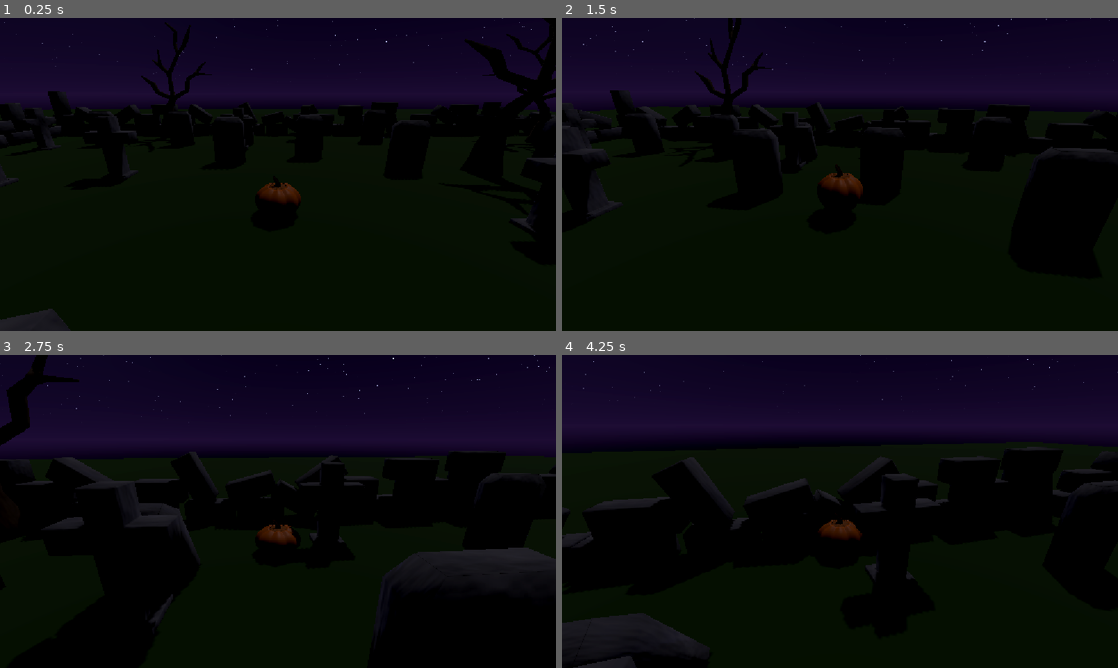
Above: before the commit, frames 1-4 (two rows, left to right).
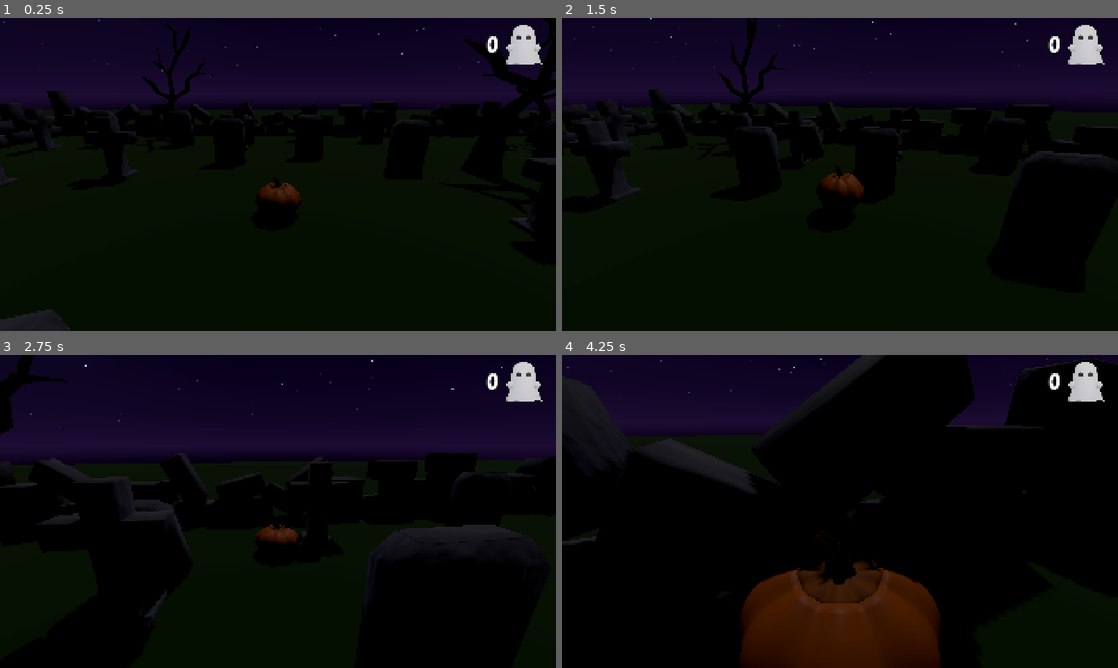
Above: after the commit, the same moments.

Repository: Dempsey845/moonlit-mayhem
Game: Godot game, scene res://Graveyard/graveyard.tscn
The game is run twice, just before and just after one commit, with the same random seed, the same clock (stepped at 60 frames per second) and the same inputs.
Inputs (mouse positions are in pixels of both pictures, inside the frame that each line leads up to):
- Up to frame 1 (0.25 s): no input
- Up to frame 2 (1.5 s): tap Enter at 0.5 s; move the mouse to (867, 174) at 0.52 s; hold W (move_forward) from 0.53 s (still down); tap E (interact) at 0.6, 1.35 s; click (867, 174) at 0.67 s; move the mouse to (812, 174) at 1.27 s
- Up to frame 3 (2.75 s): keep holding W (move_forward); move the mouse to (289, 505) at 2.02 s; tap E (interact) at 2.1 s
- Up to frame 4 (4.25 s): keep holding W (move_forward); move the mouse to (834, 517) at 2.77 s; tap E (interact) at 2.85, 3.6 s; click (834, 517) at 2.92 s; move the mouse to (878, 514) at 3.52 s

The runs differ from the first frame. In frame 1, 1.2% of the frame differs, in the area x 0-100%, y 0-100%; in frame 2, 3.6%; in frame 3, 6.0%; in frame 4, 27%.

Commit message:
Added the ghost and pumpkin blend files to the repo. Created a ghost icon. Created the ghost counter with an animation on the icon when a ghost is killed.

Diff:
--- /dev/null
+++ b/GhostCounter/ghost_counter.gd
@@ -0,0 +1,15 @@
+class_name GhostCounter
+extends Node
+
+signal ghost_added
+
+var _ghost_count: int = 0
+var ghost_count: int:
+    get():
+        return _ghost_count
+    set(value):
+        _ghost_count = value
+
+func add_ghost():
+    ghost_count += 1
+    ghost_added.emit()
--- /dev/null
+++ b/GhostCounter/ghost_counter_ui.gd
@@ -0,0 +1,14 @@
+extends Control
+
+@export var ghost_counter: GhostCounter
+
+@onready var ghost_count_label: Label = $GhostCountLabel
+@onready var animation_player: AnimationPlayer = $AnimationPlayer
+
+func _ready() -> void:
+    ghost_counter.ghost_added.connect(_on_ghost_counter_ghost_added)
+
+func _on_ghost_counter_ghost_added():
+    ghost_count_label.text = str(ghost_counter.ghost_count)
+    if !animation_player.is_playing():
+        animation_player.play("ghost_added")
--- /dev/null
+++ b/GhostCounter/ghost_counter_ui.tscn
@@ -0,0 +1,86 @@
+[gd_scene format=3 uid="uid://c05fu0m4mmo28"]
+
+[ext_resource type="Script" uid="uid://mtsaly6k522s" path="res://GhostCounter/ghost_counter_ui.gd" id="1_2v5gb"]
+[ext_resource type="Texture2D" uid="uid://bur3murvmqsnc" path="res://Ghost/GhostIcon.png" id="2_87ro0"]
+[ext_resource type="FontFile" uid="uid://7wktwey6xngc" path="res://Fonts/SecretHalloween.ttf" id="3_yalxk"]
+
+[sub_resource type="Animation" id="Animation_wwqok"]
+length = 0.001
+tracks/0/type = "value"
+tracks/0/imported = false
+tracks/0/enabled = true
+tracks/0/path = NodePath("GhostIcon:scale")
+tracks/0/interp = 1
+tracks/0/loop_wrap = true
+tracks/0/keys = {
+"times": PackedFloat32Array(0),
+"transitions": PackedFloat32Array(1),
+"update": 0,
+"values": [Vector2(1, 1)]
+}
+
+[sub_resource type="Animation" id="Animation_34623"]
+resource_name = "ghost_added"
+length = 0.3
+tracks/0/type = "value"
+tracks/0/imported = false
+tracks/0/enabled = true
+tracks/0/path = NodePath("GhostIcon:scale")
+tracks/0/interp = 2
+tracks/0/loop_wrap = true
+tracks/0/keys = {
+"times": PackedFloat32Array(0, 0.1, 0.23333333, 0.3),
+"transitions": PackedFloat32Array(1, 1, 1, 1),
+"update": 0,
+"values": [Vector2(1, 1), Vector2(1.2, 1.2), Vector2(0.9, 0.9), Vector2(1, 1)]
+}
+
+[sub_resource type="AnimationLibrary" id="AnimationLibrary_lsij0"]
+_data = {
+&"RESET": SubResource("Animation_wwqok"),
+&"ghost_added": SubResource("Animation_34623")
+}
+
+[node name="GhostCounterUI" type="Control" unique_id=492207688]
+layout_mode = 3
+anchors_preset = 1
+anchor_left = 1.0
+anchor_right = 1.0
+offset_left = -791.0
+offset_bottom = 168.0
+grow_horizontal = 0
+script = ExtResource("1_2v5gb")
+
+[node name="GhostIcon" type="TextureRect" parent="." unique_id=1696236579]
+layout_mode = 1
+anchors_preset = 1
+anchor_left = 1.0
+anchor_right = 1.0
+offset_left = -203.0
+offset_right = -20.0
+offset_bottom = 183.0
+grow_horizontal = 0
+pivot_offset = Vector2(91.5, 91.5)
+texture = ExtResource("2_87ro0")
+expand_mode = 2
+stretch_mode = 5
+
+[node name="GhostCountLabel" type="Label" parent="." unique_id=392586380]
+layout_mode = 1
+anchors_preset = 1
+anchor_left = 1.0
+anchor_right = 1.0
+offset_left = -507.0
+offset_top = 61.0
+offset_right = -196.0
+offset_bottom = 141.0
+grow_horizontal = 0
+theme_override_constants/outline_size = 11
+theme_override_fonts/font = ExtResource("3_yalxk")
+theme_override_font_sizes/font_size = 80
+text = "0"
+horizontal_alignment = 2
+vertical_alignment = 1
+
+[node name="AnimationPlayer" type="AnimationPlayer" parent="." unique_id=324432185]
+libraries/ = SubResource("AnimationLibrary_lsij0")
--- a/Graveyard/graveyard.tscn
+++ b/Graveyard/graveyard.tscn
@@ -6,6 +6,7 @@
 [ext_resource type="Script" uid="uid://6e2tencrn2q0" path="res://Systems/upgrade_manager.gd" id="2_kj6ab"]
 [ext_resource type="Script" uid="uid://bc6q6c74okrly" path="res://Moonlight/moonlight.gd" id="2_rvh4u"]
 [ext_resource type="Shader" uid="uid://b1s6g5nshc3v4" path="res://Graveyard/moonlit_night_sky.gdshader" id="3_83jfa"]
+[ext_resource type="Script" uid="uid://bk7ckwee7sgcd" path="res://GhostCounter/ghost_counter.gd" id="3_lsij0"]
 [ext_resource type="PackedScene" uid="uid://wrg516q7xe4g" path="res://Ghost/ghost.tscn" id="3_oqqt7"]
 [ext_resource type="Script" uid="uid://dfyscog17m1e1" path="res://Moonlight/moonlight_obstacle.gd" id="6_isfp6"]
 [ext_resource type="PackedScene" uid="uid://cwwa4fkdp3rpt" path="res://Graveyard/Props/StonePillar/stone_pillar.tscn" id="7_jaj5c"]
@@ -14,6 +15,7 @@
 [ext_resource type="PackedScene" uid="uid://h8j0ix66kmqc" path="res://Graveyard/Props/StoneWall/stone_wall.tscn" id="9_n2rhk"]
 [ext_resource type="PackedScene" uid="uid://bjdwkm8e8x40k" path="res://Graveyard/Props/Tree/tree.tscn" id="10_kj6ab"]
 [ext_resource type="PackedScene" uid="uid://bvm4id7brgihy" path="res://Shrine/shrine.tscn" id="13_n2rhk"]
+[ext_resource type="PackedScene" uid="uid://c05fu0m4mmo28" path="res://GhostCounter/ghost_counter_ui.tscn" id="16_wwqok"]
 
 [sub_resource type="ShaderMaterial" id="ShaderMaterial_n2rhk"]
 shader = ExtResource("3_83jfa")
@@ -53,16 +55,20 @@
 
 [node name="Graveyard" type="Node3D" unique_id=378118441]
 
-[node name="GameManager" type="Node" parent="." unique_id=204649578 node_paths=PackedStringArray("moonlight", "player", "ghost_spawner")]
+[node name="GameManager" type="Node" parent="." unique_id=204649578 node_paths=PackedStringArray("moonlight", "player", "ghost_spawner", "ghost_counter")]
 script = ExtResource("1_2m5em")
 moonlight = NodePath("../Moonlight")
 player = NodePath("../Player")
 ghost_spawner = NodePath("../GhostSpawner")
+ghost_counter = NodePath("../GhostCounter")
 
 [node name="UpgradeManager" type="Node" parent="." unique_id=1531840155 node_paths=PackedStringArray("player", "moonlight")]
 script = ExtResource("2_kj6ab")
 player = NodePath("../Player")
 moonlight = NodePath("../Moonlight")
+
+[node name="GhostCounter" type="Node" parent="." unique_id=894495734]
+script = ExtResource("3_lsij0")
 
 [node name="GhostSpawner" type="Node" parent="." unique_id=84861892 node_paths=PackedStringArray("ghost_container")]
 script = ExtResource("2_1lelr")
@@ -860,3 +866,8 @@
 transform = Transform3D(-4.371139e-08, 0, 1, 0, 1, 0, -1, 0, -4.371139e-08, 2, 0, 3)
 shrine_type = 3
 upgrade_manager = NodePath("../UpgradeManager")
+
+[node name="CanvasLayer" type="CanvasLayer" parent="." unique_id=1491475656]
+
+[node name="GhostCounterUI" parent="CanvasLayer" unique_id=492207688 node_paths=PackedStringArray("ghost_counter") instance=ExtResource("16_wwqok")]
+ghost_counter = NodePath("../../GhostCounter")
--- a/Systems/game_manager.gd
+++ b/Systems/game_manager.gd
@@ -5,6 +5,7 @@
 @export var moonlight: Moonlight
 @export var player: Player
 @export var ghost_spawner: GhostSpawner
+@export var ghost_counter: GhostCounter
 @export_range(0.0, 30.0) var moon_light_follow_speed: float = 12.0
 
 var is_moonlight_following: bool = false
@@ -79,6 +80,7 @@
 func _on_moonlight_non_target_entered(body: Node3D) -> void:
 	if is_moonlight_following and body is Ghost:
 		ghost_spawner.deactivate_ghost(body)
+		ghost_counter.add_ghost()
 
 
 func _on_all_ghosts_inactive() -> void:
--- a/project.godot
+++ b/project.godot
@@ -17,8 +17,10 @@
 
 [display]
 
+window/size/viewport_width=1920
+window/size/viewport_height=1080
 window/stretch/mode="canvas_items"
-window/stretch/aspect="expand"
+window/stretch/aspect="keep_width"
 
 [input]
 
Binary file added: Fonts/SecretHalloween.ttf
Not shown, added: Fonts/SecretHalloween.ttf.import
Not shown, added: Ghost/Ghost.blend.import
Binary file added: Ghost/GhostIcon.png
Not shown, added: Ghost/GhostIcon.png.import
Binary file added: Ghost/GhostTexture.png
Not shown, added: Ghost/GhostTexture.png.import
Binary file added: Ghost/Ghost_Normal.png
Not shown, added: Ghost/Ghost_Normal.png.import
Not shown, added: GhostCounter/ghost_counter.gd.uid
Not shown, added: GhostCounter/ghost_counter_ui.gd.uid
Not shown, added: Player/Pumpkin.blend.import
(and 3 more such lines)
